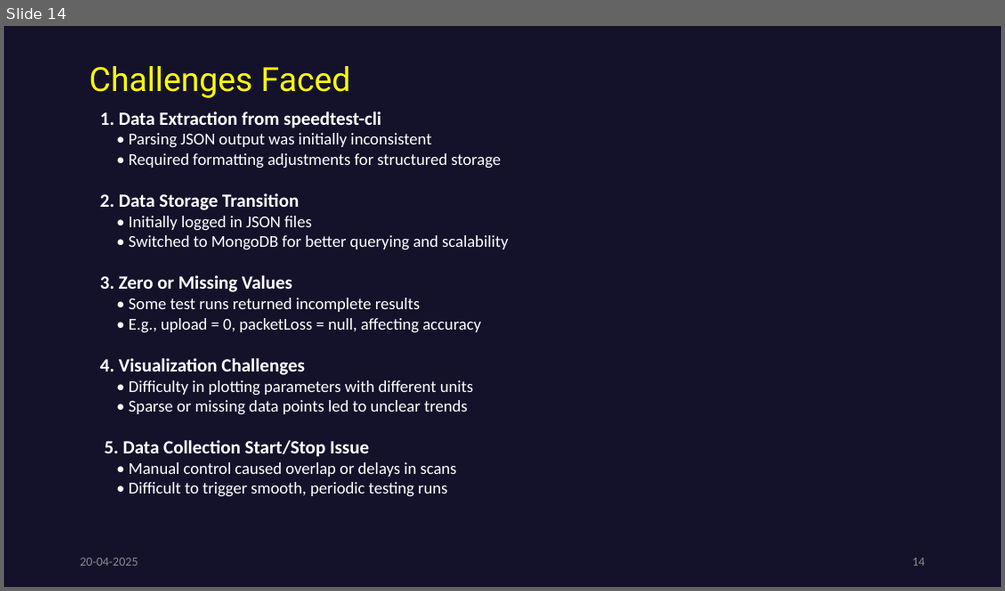
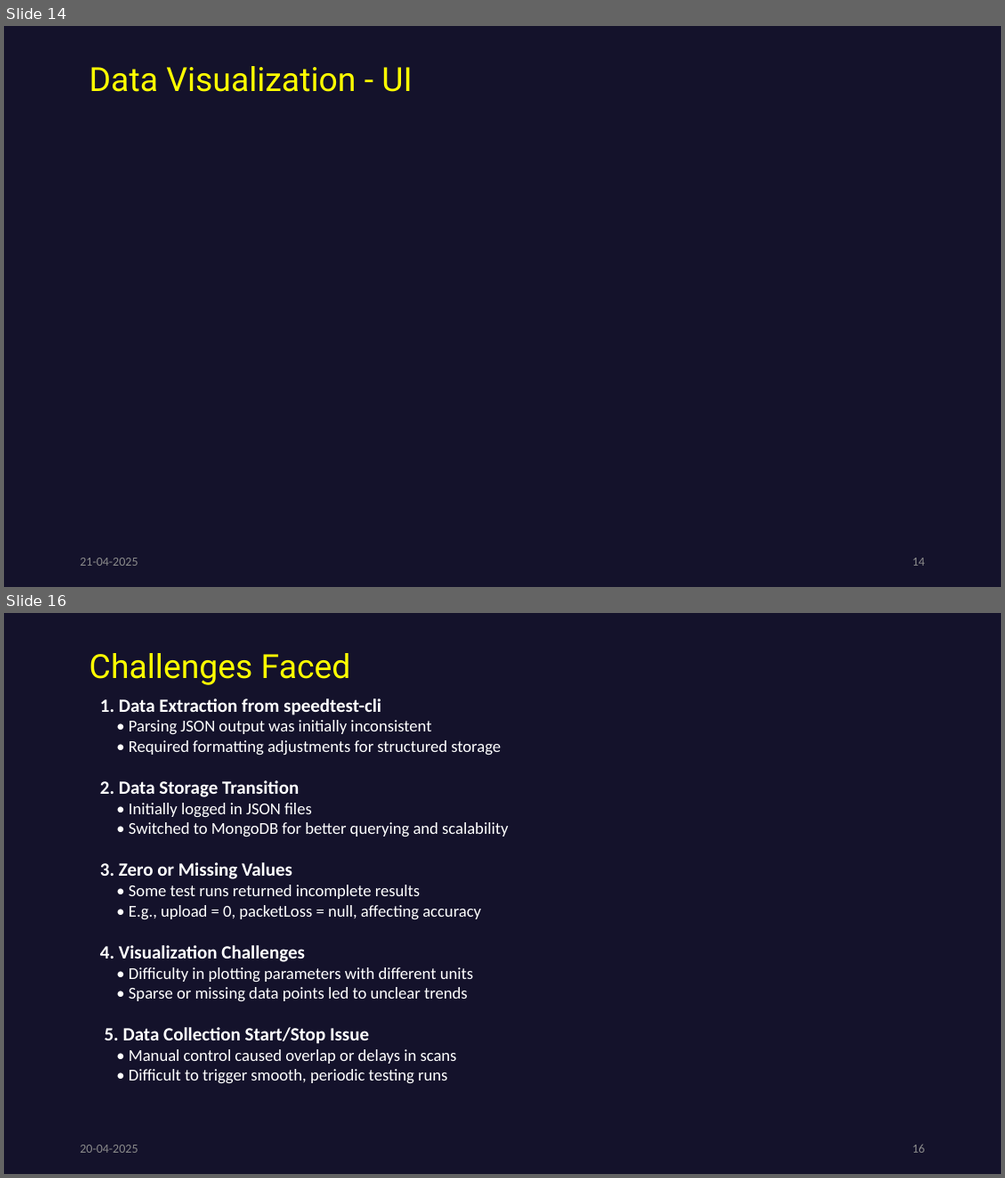
Before and after one commit to Shubha-404/file-transfer, a slide deck: Final PPT.pptx. Shown one above the other, each under a label of ours: slide 14 before the commit, slides 14 and 16 after it; the slides between them are not shown. The pictures are 1005x591 and 1005x1178 pixels, drawn with LibreOffice and Linux fonts; fonts in the diff are those of the drawing; background and template pictures are left out; a plain dark background stands for a picture behind light text. Boxes give left, top, right and bottom in pixels: in the first picture for what was removed or moved away, otherwise in the second. Text is boxed around its words. In the diff, an @@ line names an element or a change of style, - is before the commit and + after.

```diff
--- a/Final PPT.pptx
+++ b/Final PPT.pptx
@@ slide 14 added at (x1=4, y1=26, x2=1001, y2=587), background picture (left out) @@
@@ rectangle added at (x1=4, y1=26, x2=1001, y2=587), fill #0D0A2C at 75% opacity @@
@@ text added at (x1=89, y1=66, x2=412, y2=92), 32 pt, text #FFFF00 @@
+Data Visualization - UI
@@ text added at (x1=80, y1=557, x2=138, y2=565), 12 pt, text #8C8C8C @@
+21-04-2025
@@ page number added at (x1=912, y1=557, x2=924, y2=565), 12 pt, text #8C8C8C @@
+14
@@ what was slide 14 is now slide 16 @@
@@ page number at (x1=912, y1=1144, x2=924, y2=1152): text changed @@
-14
+16
```
Also in this commit, not shown: 2 slides changed, 1 other slide added.
